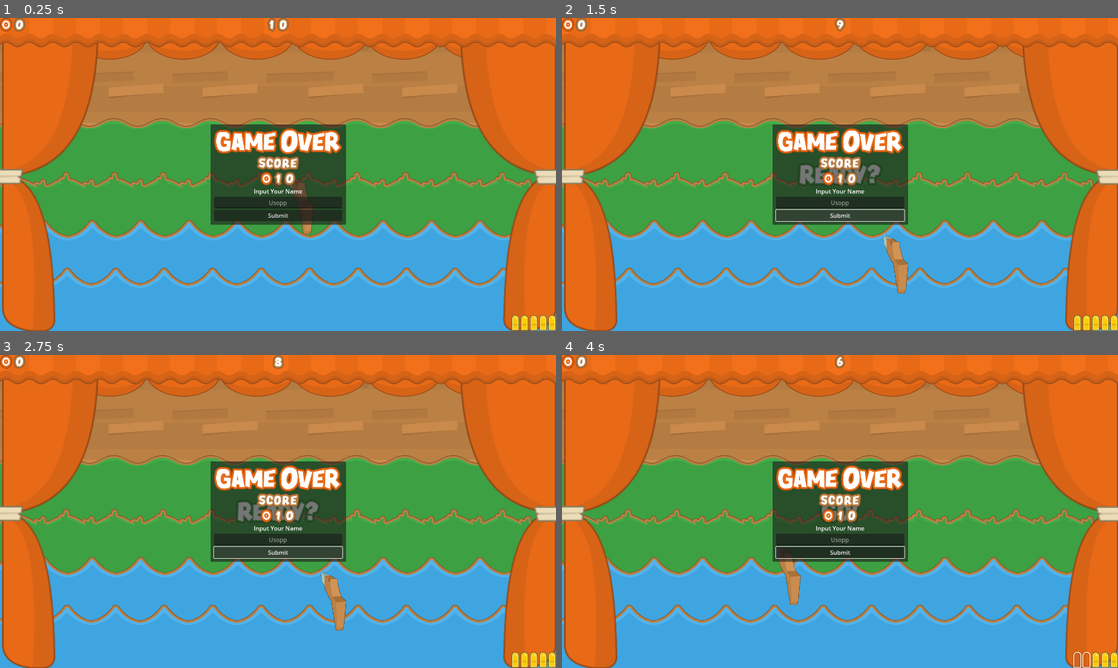
Above: before the commit, frames 1-4 (two rows, left to right).
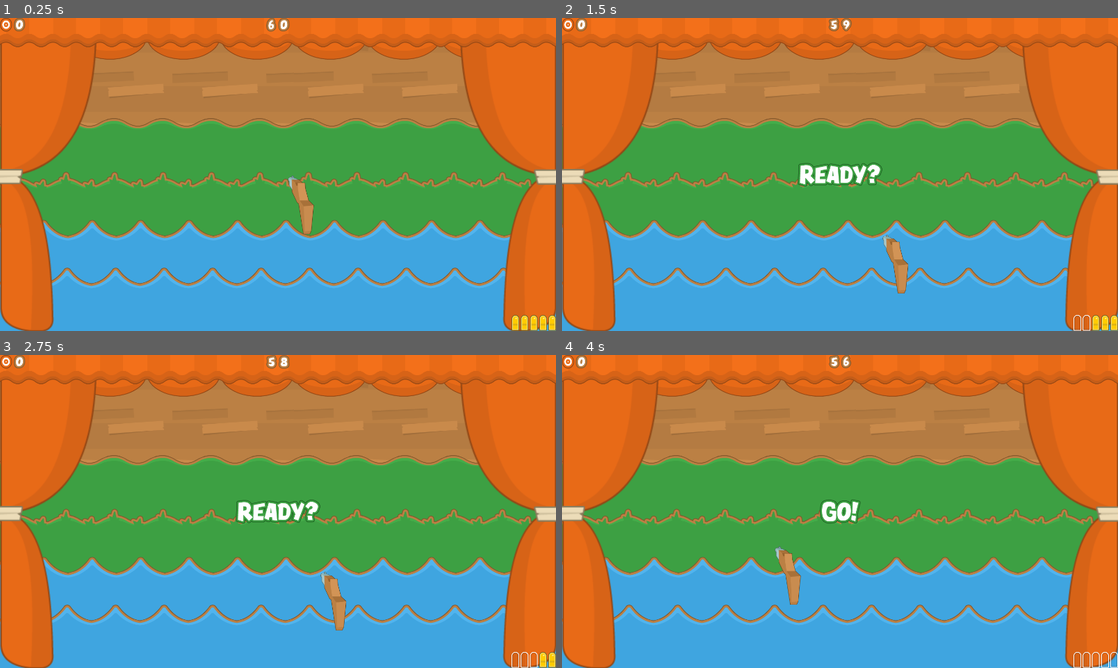
Above: after the commit, the same moments.

Repository: KieranGliver/shooting-gallery
Game: Godot game, scene res://Scenes/main.tscn
Same seed, same stepped clock (60 frames per second), same inputs: the game is played once before the commit and once after it.
Inputs (mouse positions are in pixels of both pictures, inside the frame that each line leads up to):
- Up to frame 1 (0.25 s): no input
- Up to frame 2 (1.5 s): click (840, 215) at 0.5 s, where only the run before the commit has a clickable "Submit"; click (840, 215) at 1.25 s, where only the run before the commit has a clickable "Submit"
- Up to frame 3 (2.75 s): click (278, 552) at 2 s, where only the run before the commit has a clickable "Submit"
- Up to frame 4 (4 s): tap Enter at 2.75 s; move the mouse to (962, 495) at 2.77 s; press the mouse at (962, 495) at 2.78 s; move the mouse to (728, 527) at 3.52 s; release the mouse at (728, 527) at 3.53 s; click (728, 527) at 3.6 s

The runs differ from the first frame. In frame 1, 9.2% of the frame differs, in the area x 0-63%, y 0-100%; in frame 2, 9.4%; in frame 3, 9.4%, in the area x 0-97%, y 0-100%; in frame 4, 9.4%.

Commit message:
Exported Project

Diff:
--- a/Scenes/leaderboard.tscn
+++ b/Scenes/leaderboard.tscn
@@ -7,9 +7,9 @@
 anchors_preset = 5
 anchor_left = 0.5
 anchor_right = 0.5
-offset_left = -157.5
-offset_right = 157.5
-offset_bottom = 774.0
+offset_left = -177.0
+offset_right = 178.0
+offset_bottom = 559.0
 grow_horizontal = 2
 script = ExtResource("1_0uewc")
 
@@ -64,37 +64,9 @@
 horizontal_alignment = 1
 vertical_alignment = 1
 
-[node name="Label6" type="Label" parent="MarginContainer/VBoxContainer"]
+[node name="RestartButton" type="Button" parent="MarginContainer/VBoxContainer"]
 layout_mode = 2
-theme_override_font_sizes/font_size = 48
-text = "Test: Number"
-horizontal_alignment = 1
-vertical_alignment = 1
+theme_override_font_sizes/font_size = 64
+text = "Restart"
 
-[node name="Label7" type="Label" parent="MarginContainer/VBoxContainer"]
-layout_mode = 2
-theme_override_font_sizes/font_size = 48
-text = "Test: Number"
-horizontal_alignment = 1
-vertical_alignment = 1
-
-[node name="Label8" type="Label" parent="MarginContainer/VBoxContainer"]
-layout_mode = 2
-theme_override_font_sizes/font_size = 48
-text = "Test: Number"
-horizontal_alignment = 1
-vertical_alignment = 1
-
-[node name="Label9" type="Label" parent="MarginContainer/VBoxContainer"]
-layout_mode = 2
-theme_override_font_sizes/font_size = 48
-text = "Test: Number"
-horizontal_alignment = 1
-vertical_alignment = 1
-
-[node name="Label10" type="Label" parent="MarginContainer/VBoxContainer"]
-layout_mode = 2
-theme_override_font_sizes/font_size = 48
-text = "Test: Number"
-horizontal_alignment = 1
-vertical_alignment = 1
+[connection signal="pressed" from="MarginContainer/VBoxContainer/RestartButton" to="." method="_on_restart_button_pressed"]
--- a/Scenes/main.tscn
+++ b/Scenes/main.tscn
@@ -20,7 +20,7 @@
 
 [node name="Main" type="Node2D"]
 script = ExtResource("1_ycdy4")
-round_length = 10
+round_length = 60
 metadata/_edit_lock_ = true
 
 [node name="ParallaxBackground" type="ParallaxBackground" parent="."]
@@ -98,7 +98,7 @@
 stretch_mode = 1
 
 [node name="CurtainLeft" type="Sprite2D" parent="CanvasLayer/Curtains"]
-position = Vector2(137, 428)
+position = Vector2(132, 428)
 scale = Vector2(2, 2)
 texture = ExtResource("1_lquwl")
 
@@ -152,6 +152,7 @@
 metadata/_edit_lock_ = true
 
 [node name="NameInput" parent="CanvasLayer" instance=ExtResource("16_h1bgf")]
+visible = false
 
 [node name="Leaderboard" parent="CanvasLayer" instance=ExtResource("16_k12tt")]
 visible = false
@@ -159,13 +160,14 @@
 anchor_top = 0.5
 anchor_bottom = 0.5
 offset_left = -177.5
-offset_top = -407.0
+offset_top = -279.5
 offset_right = 177.5
-offset_bottom = 407.0
+offset_bottom = 279.5
 grow_vertical = 2
 
 [node name="LittleHand" type="Timer" parent="."]
+autostart = true
 
+[connection signal="pressed" from="CanvasLayer/NameInput" to="." method="_on_name_input_pressed"]
+[connection signal="pressed" from="CanvasLayer/Leaderboard" to="." method="_on_leaderboard_pressed"]
 [connection signal="timeout" from="LittleHand" to="." method="_on_little_hand_timeout"]
-
-[editable path="CanvasLayer/NameInput"]
--- a/Scenes/name_input.tscn
+++ b/Scenes/name_input.tscn
@@ -1,7 +1,8 @@
-[gd_scene load_steps=5 format=3 uid="uid://mjp8esela3jm"]
+[gd_scene load_steps=6 format=3 uid="uid://mjp8esela3jm"]
 
 [ext_resource type="PackedScene" uid="uid://beucu04b3vgss" path="res://Scenes/number_display.tscn" id="1_20j64"]
 [ext_resource type="Texture2D" uid="uid://bvy8lcfm1i0ab" path="res://Assets/PNG/HUD/text_gameover.png" id="1_mw63u"]
+[ext_resource type="Script" uid="uid://jkl5f4wvmm55" path="res://Scripts/name_input.gd" id="1_vu0g6"]
 [ext_resource type="Texture2D" uid="uid://bf4nr07lsb7vn" path="res://Assets/PNG/HUD/text_score_small.png" id="2_mw63u"]
 [ext_resource type="Texture2D" uid="uid://pv48qs4qy05a" path="res://Assets/PNG/HUD/icon_target.png" id="3_ejkqw"]
 
@@ -17,6 +18,7 @@
 offset_bottom = 108.0
 grow_horizontal = 2
 grow_vertical = 2
+script = ExtResource("1_vu0g6")
 
 [node name="MarginContainer" type="MarginContainer" parent="."]
 layout_mode = 2
@@ -41,7 +43,6 @@
 [node name="NumberDisplay" parent="MarginContainer/VBoxContainer" instance=ExtResource("1_20j64")]
 layout_mode = 2
 size_flags_horizontal = 4
-data = 10
 icon_image = ExtResource("3_ejkqw")
 
 [node name="Label" type="Label" parent="MarginContainer/VBoxContainer"]
@@ -57,3 +58,5 @@
 [node name="Button" type="Button" parent="MarginContainer/VBoxContainer"]
 layout_mode = 2
 text = "Submit"
+
+[connection signal="pressed" from="MarginContainer/VBoxContainer/Button" to="." method="_on_button_pressed"]
--- a/Scenes/wave_manager.tscn
+++ b/Scenes/wave_manager.tscn
@@ -10,9 +10,7 @@
 expand_mode = 1
 stretch_mode = 1
 
-[node name="Timers" type="Node" parent="."]
-
-[node name="Internal" type="Timer" parent="Timers"]
+[node name="Internal" type="Timer" parent="."]
 wait_time = 2.0
 
-[connection signal="timeout" from="Timers/Internal" to="." method="_internal_timer_timeout"]
+[connection signal="timeout" from="Internal" to="." method="_internal_timer_timeout"]
--- a/Scripts/leaderboard.gd
+++ b/Scripts/leaderboard.gd
@@ -1,18 +1,15 @@
 extends PanelContainer
+
+signal pressed
 
 const save_location = "user://highscore.save"
 
 var scores: Array[Dictionary] = [
 	{"name": "Usopp", "value": 50},
-	{"name": "Nami", "value": 45},
-	{"name": "Sanji", "value": 40},
-	{"name": "Jinbe", "value": 35},
-	{"name": "Robin", "value": 30},
-	{"name": "Zoro", "value": 25},
-	{"name": "Brooke", "value": 20},
-	{"name": "Chopper", "value": 15},
-	{"name": "Johnny", "value": 10},
-	{"name": "Yosaku", "value": 5},
+	{"name": "Nami", "value": 40},
+	{"name": "Sanji", "value": 30},
+	{"name": "Zoro", "value": 20},
+	{"name": "Luffy", "value": 10},
 ]
 
 @onready var labels = [
@@ -21,11 +18,6 @@
 	$MarginContainer/VBoxContainer/Label3,
 	$MarginContainer/VBoxContainer/Label4,
 	$MarginContainer/VBoxContainer/Label5,
-	$MarginContainer/VBoxContainer/Label6,
-	$MarginContainer/VBoxContainer/Label7,
-	$MarginContainer/VBoxContainer/Label8,
-	$MarginContainer/VBoxContainer/Label9,
-	$MarginContainer/VBoxContainer/Label10,
 ]
 
 
@@ -33,16 +25,20 @@
 	update_scores()
 
 
+func _on_restart_button_pressed() -> void:
+	emit_signal("pressed")
+
+
 func update_scores():
 	sort_scores()
 	for index in scores.size():
-		labels[index].text = scores[index]["name"] + ": " + str(scores[index]["value"])
+		labels[index].text = scores[index]["name"] + ": " + str(scores[index]["value"] as int)
 
 
 func insert_score(key: String, val: int):
 	scores.append({"name": key, "value": val})
 	sort_scores()
-	scores.remove_at(scores.size())
+	scores.pop_back()
 
 
 func sort_scores():
--- a/Scripts/main.gd
+++ b/Scripts/main.gd
@@ -4,7 +4,6 @@
 
 @export var round_length: int = 0
 
-var events: Dictionary = {} # events[int] = Callable
 var tick: int = 0
 var current: State = State.IDLE
 
@@ -14,6 +13,7 @@
 @onready var time_display = $CanvasLayer/TimeDisplay
 @onready var text_display = $CanvasLayer/TextDisplay
 @onready var leaderboard = $CanvasLayer/Leaderboard
+@onready var name_input = $CanvasLayer/NameInput
 @onready var little_hand = $LittleHand
 
 
@@ -36,7 +36,7 @@
 func _on_little_hand_timeout() -> void:
 	tick += 1
 	time_display.data = round_length - tick
-	print("Tick: ", tick)
+	#print("Tick: ", tick)
 
 	if tick == 1:
 		text_display.ready_text = true
@@ -49,24 +49,42 @@
 		text_display.go = false
 
 	if tick == round_length:
-		print("GameOver")
+		#print("GameOver")
 		game_over()
+		text_display.time_up = true
 
 	if tick == round_length + 2:
 		text_display.time_up = false
-		leaderboard.visible = true
+		name_input.visible = true
+		name_input.score = GlobalData.score
 
 
 func start():
+	for child in wave_managers.get_children():
+		child.disabled = false
+	tick = 0
+	GlobalData.score = 0
 	time_display.data = round_length
-	little_hand.start()
 	current = State.RUNNING
 
 
 func game_over():
-	text_display.time_up = true
 	for child in wave_managers.get_children():
-		child.wave_interval = 0.0
+		child.disabled = true
 	for node in get_tree().get_nodes_in_group("target"):
 		node.queue_free()
 	current = State.IDLE
+
+
+func _on_name_input_pressed() -> void:
+	leaderboard.load_scores()
+	leaderboard.insert_score(name_input.line_edit.text, GlobalData.score)
+	leaderboard.update_scores()
+	leaderboard.save_scores()
+	name_input.visible = false
+	leaderboard.visible = true
+
+
+func _on_leaderboard_pressed() -> void:
+	leaderboard.visible = false
+	start()
--- /dev/null
+++ b/Scripts/name_input.gd
@@ -0,0 +1,20 @@
+extends PanelContainer
+
+signal pressed
+
+var score: int = 0:
+	set(value):
+		_on_set_score(value)
+		score = value
+
+@onready var score_display = $MarginContainer/VBoxContainer/NumberDisplay
+@onready var line_edit = $MarginContainer/VBoxContainer/LineEdit
+
+
+func _on_button_pressed() -> void:
+	emit_signal("pressed")
+
+
+func _on_set_score(value: int):
+	if score_display:
+		score_display.data = value
--- a/Scripts/target.gd
+++ b/Scripts/target.gd
@@ -41,6 +41,7 @@
 func _on_stick_input_event(_viewport: Node, event: InputEvent, _shape_idx: int) -> void:
 	if event is InputEventMouseButton:
 		if event.button_index == MOUSE_BUTTON_LEFT and event.is_pressed():
+			animation_player.stop()
 			split()
 
 
--- a/Scripts/target_manager.gd
+++ b/Scripts/target_manager.gd
@@ -3,6 +3,10 @@
 
 const TargetPackedScene: PackedScene = preload("res://Scenes/target.tscn")
 
+@export var disabled: bool = false:
+	set(value):
+		disabled = value
+		_on_set_disabled()
 @export var wave_interval: int = 0:
 	set(value):
 		wave_interval = value
@@ -34,10 +38,11 @@
 var target_lifetime: float = 0.0
 
 @onready var terrain: TextureRect = $Terrain
-@onready var internal_timer: Timer = $Timers/Internal
+@onready var internal_timer: Timer = $Internal
 
 
 func _ready():
+	_on_set_disabled()
 	_on_set_terrain_texture()
 	_on_set_wave_interval()
 	_on_set_target_rotation()
@@ -47,20 +52,16 @@
 
 func _internal_timer_timeout():
 	#print("WaveManager: spawn")
-	spawn_target()
+	if not disabled:
+		spawn_target()
 
 
-func spawn_target():
-	var target = TargetPackedScene.instantiate()
-	add_child(target)
-	move_child(target, 0) # Move target rendering behind terrain
-	target.velocity = Vector2.RIGHT.rotated(deg_to_rad(target_angle)) * target_speed
-	target.amplitude = target_amplitude
-	target.wavelength = target_wavelength
-	# Replace later
-	await get_tree().create_timer(target_lifetime).timeout
-	if target:
-		target.queue_free()
+func _on_set_disabled():
+	if internal_timer:
+		if disabled:
+			internal_timer.stop()
+		else:
+			internal_timer.start()
 
 
 func _on_set_wave_interval():
@@ -71,7 +72,7 @@
 	if wave_interval > 0:
 		internal_timer.wait_time = wave_interval
 		internal_timer.start()
-	print("Set Wave interval: ", wave_interval)
+	#print("Set Wave interval: ", wave_interval)
 
 
 func _on_set_terrain_texture():
@@ -91,6 +92,20 @@
 func _on_set_target_distance():
 	calculate_target_lifetime()
 	update_terrain()
+
+
+
+func spawn_target():
+	var target = TargetPackedScene.instantiate()
+	add_child(target)
+	move_child(target, 0) # Move target rendering behind terrain
+	target.velocity = Vector2.RIGHT.rotated(deg_to_rad(target_angle)) * target_speed
+	target.amplitude = target_amplitude
+	target.wavelength = target_wavelength
+	# Replace later
+	await get_tree().create_timer(target_lifetime).timeout
+	if target:
+		target.queue_free()
 
 
 func calculate_target_lifetime():
--- a/project.godot
+++ b/project.godot
@@ -11,9 +11,10 @@
 [application]
 
 config/name="ShootingGallery"
+config/version="1.0"
 run/main_scene="uid://cc46sll2x4x5h"
 config/features=PackedStringArray("4.4", "Forward Plus")
-config/icon="res://Assets/icon.svg"
+config/icon="uid://b53arbw6x3uhd"
 
 [autoload]
 
@@ -38,3 +39,8 @@
 "events": [Object(InputEventMouseButton,"resource_local_to_scene":false,"resource_name":"","device":-1,"window_id":0,"a …(253 unchanged characters)…
 ]
 }
+
+[rendering]
+
+renderer/rendering_method="gl_compatibility"
+renderer/rendering_method.mobile="gl_compatibility"
Not shown, added: Scripts/name_input.gd.uid
Not shown, added: export/HTML/index.apple-touch-icon.png.import
Not shown, added: export/HTML/index.icon.png.import
Not shown, added: export/HTML/index.png.import
Not shown, added: export_presets.cfg
Not shown, added: export/HTML.zip
Not shown, added: export/HTML/index.apple-touch-icon.png
Not shown, added: export/HTML/index.audio.position.worklet.js
Not shown, added: export/HTML/index.audio.worklet.js
Not shown, added: export/HTML/index.html
Not shown, added: export/HTML/index.icon.png
Not shown, added: export/HTML/index.js
(and 3 more such lines)
